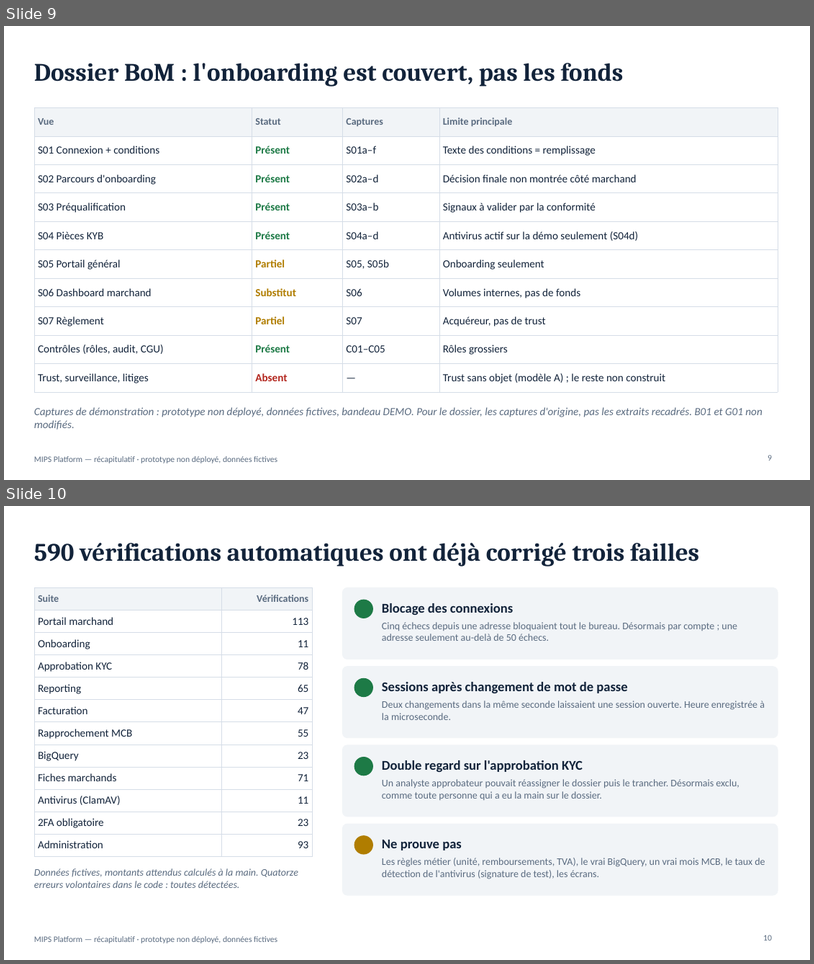
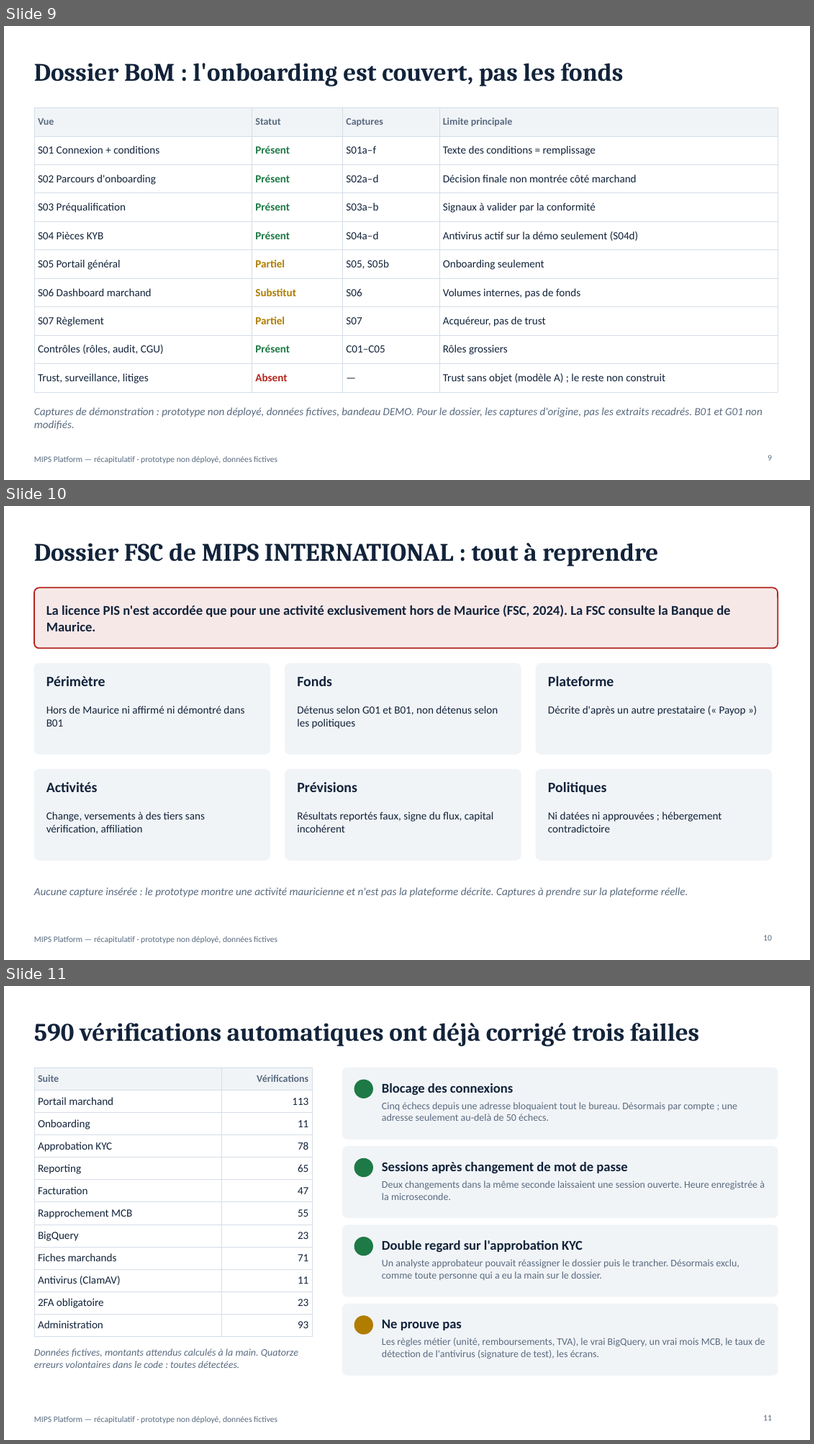
Before and after one commit to fmassonmips/mips-platform, a slide deck: outputs/recap/MIPS-recapitulatif.pptx. Shown one above the other, each under a label of ours: slides 9 and 10 before the commit, slides 9, 10 and 11 after it. The pictures are 814x964 and 814x1444 pixels, drawn with LibreOffice and Linux fonts; fonts in the diff are those of the drawing. Boxes give left, top, right and bottom in pixels: in the first picture for what was removed or moved away, otherwise in the second. Text is boxed around its words. In the diff, an @@ line names an element or a change of style, - is before the commit and + after.

```diff
--- a/outputs/recap/MIPS-recapitulatif.pptx
+++ b/outputs/recap/MIPS-recapitulatif.pptx
@@ slide 10 added at [4,506,810,960], background #FFFFFF; not listed: 1 template element that a slide beside it also shows @@
@@ title added at [34,543,658,566], 30 pt, text #12233A, bold @@
+Dossier FSC de MIPS INTERNATIONAL : tout à reprendre
@@ rounded rectangle added at [34,587,778,648], fill #B3261E at 10% opacity, outline #B3261E 1.5 pt @@
@@ text added at [46,605,730,631], 16 pt, text #12233A, bold @@
+La licence PIS n'est accordée que pour une activité exclusivement hors de Maurice (FSC, 2024). La FSC consulte la Banque de Maurice.
@@ rounded rectangle added at [34,663,270,754], fill #F1F4F7, outline #F1F4F7 0.75 pt @@
@@ text added at [46,676,106,686], 17 pt, text #12233A, bold @@
+Périmètre
@@ rounded rectangle added at [286,663,521,754], fill #F1F4F7, outline #F1F4F7 0.75 pt @@
@@ text added at [297,676,332,686], 17 pt, text #12233A, bold @@
+Fonds
@@ rounded rectangle added at [536,663,772,754], fill #F1F4F7, outline #F1F4F7 0.75 pt @@
@@ text added at [548,676,614,686], 17 pt, text #12233A, bold @@
+Plateforme
@@ text added at [46,705,244,726], 13 pt, text #12233A @@
+Hors de Maurice ni affirmé ni démontré dans B01
@@ text added at [297,705,498,728], 13 pt, text #12233A @@
+Détenus selon G01 et B01, non détenus selon les politiques
@@ text added at [548,705,746,716], 13 pt, text #12233A @@
+Décrite d'après un autre prestataire (« Payop »)
@@ rounded rectangle added at [34,769,270,860], fill #F1F4F7, outline #F1F4F7 0.75 pt @@
@@ text added at [46,782,98,792], 17 pt, text #12233A, bold @@
+Activités
@@ rounded rectangle added at [286,769,521,860], fill #F1F4F7, outline #F1F4F7 0.75 pt @@
@@ text added at [297,782,358,792], 17 pt, text #12233A, bold @@
+Prévisions
@@ rounded rectangle added at [536,769,772,860], fill #F1F4F7, outline #F1F4F7 0.75 pt @@
@@ text added at [548,782,607,794], 17 pt, text #12233A, bold @@
+Politiques
@@ text added at [46,811,205,834], 13 pt, text #12233A @@
+Change, versements à des tiers sans vérification, affiliation
@@ text added at [297,811,494,832], 13 pt, text #12233A @@
+Résultats reportés faux, signe du flux, capital incohérent
@@ text added at [548,811,722,832], 13 pt, text #12233A @@
+Ni datées ni approuvées ; hébergement contradictoire
@@ text added at [34,887,689,897], 13 pt, text #5A6B80, italic @@
+Aucune capture insérée : le prototype montre une activité mauricienne et n'est pas la plateforme décrite. Captures à prendre sur la plateforme réelle.
@@ page number added at [764,934,772,940], 10 pt, text #5A6B80 @@
+10
@@ what was slide 10 is now slide 11 @@
@@ page number at [764,1414,772,1420]: text changed @@
-10
+11
```
Also in this commit, not shown: 1 slide changed, 1 other file.
